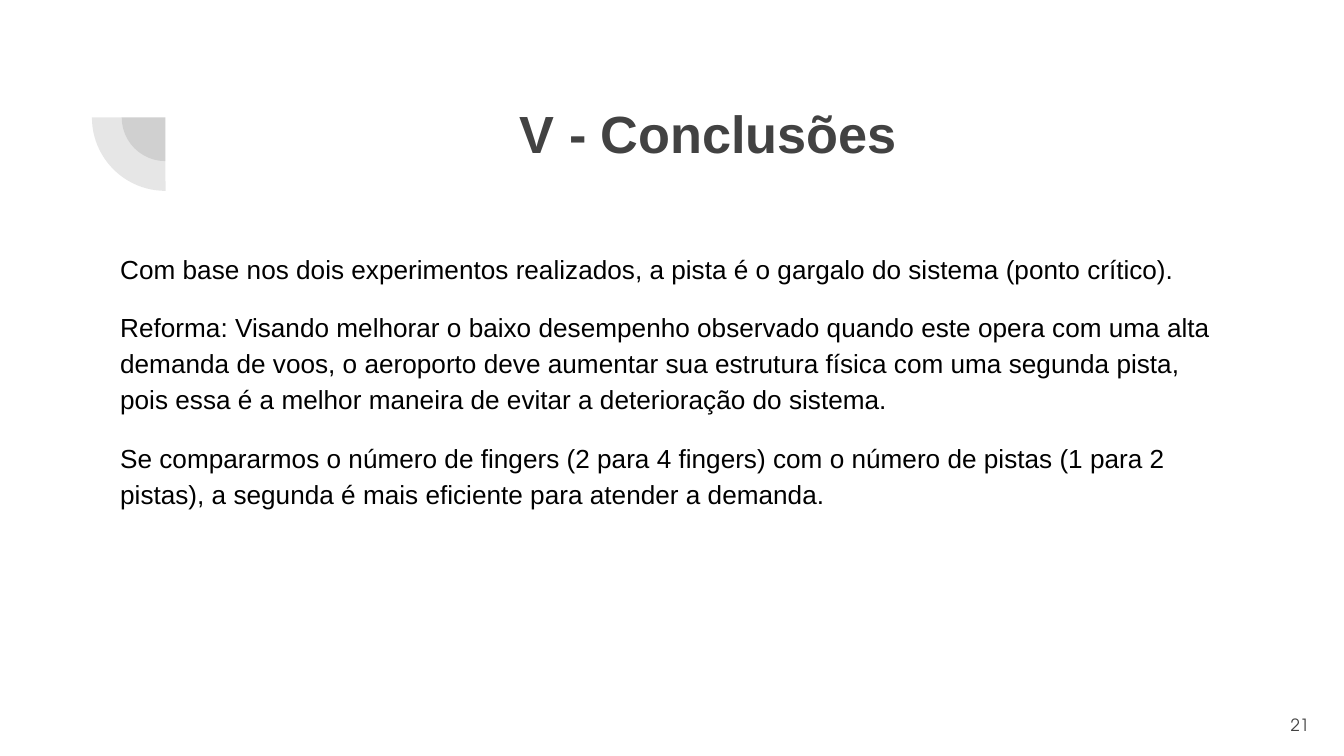
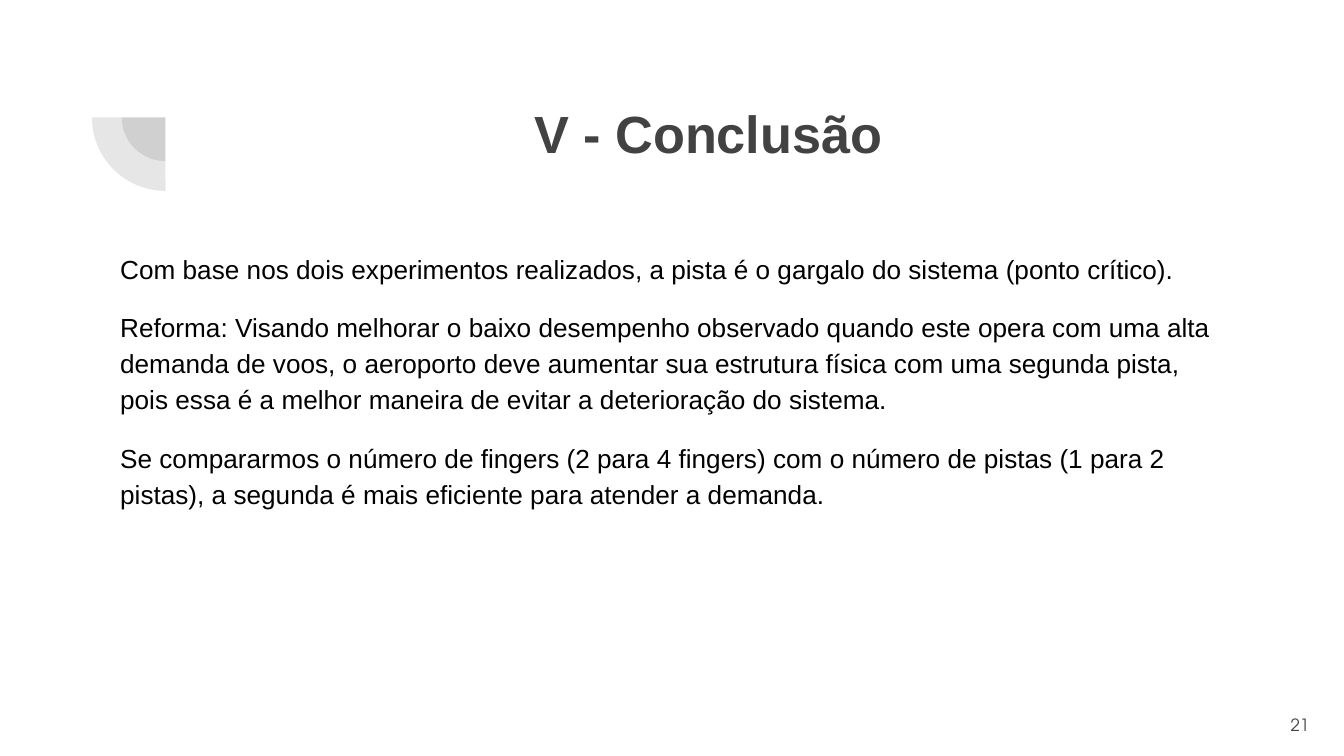
Before and after one commit to maricimara98/simulacao-aeroporto, a slide deck: slide 21 of docs/simulacao-apresentacao.pptx (slide 22 before the commit). Drawn at 1344x756 pixels with LibreOffice and Linux fonts; fonts in the diff are those of the drawing. Boxes give left, top, right and bottom in pixels: in the first picture for what was removed or moved away, otherwise in the second. Text is boxed around its words. In the diff, an @@ line names an element or a change of style, - is before the commit and + after.

```diff
--- a/docs/simulacao-apresentacao.pptx
+++ b/docs/simulacao-apresentacao.pptx
@@ title at (534,115,882,154): text changed @@
-V - Conclusões
+V - Conclusão
```
Also in this commit, not shown: 11 other slides changed, 1 slide removed, 2 other files.
